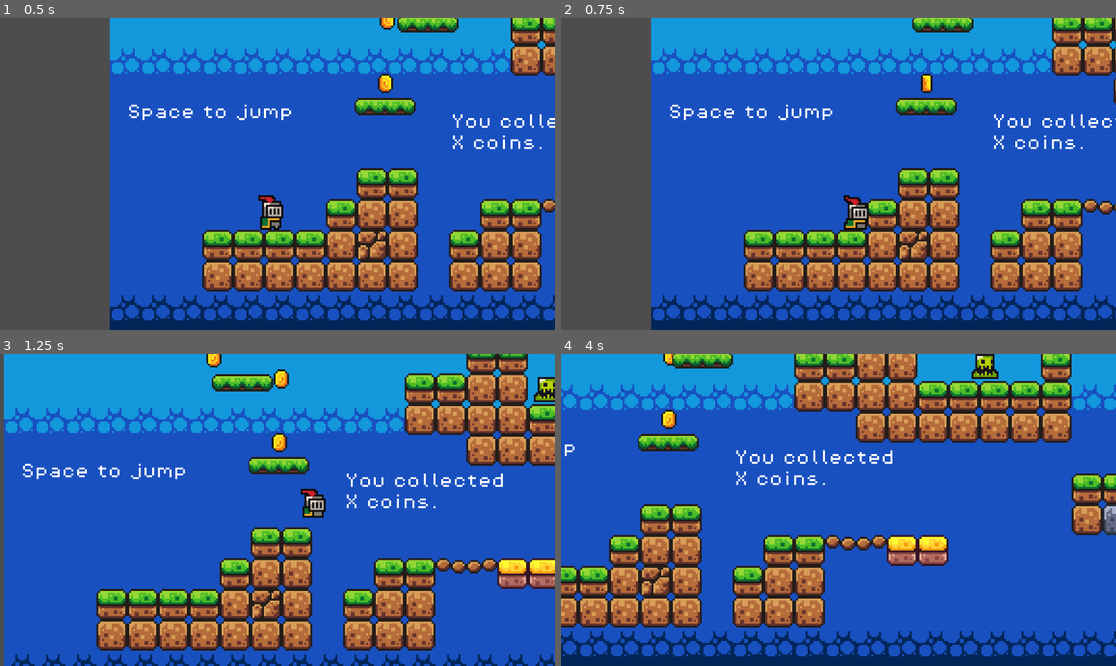
Above: before the commit, frames 1-4 (two rows, left to right).
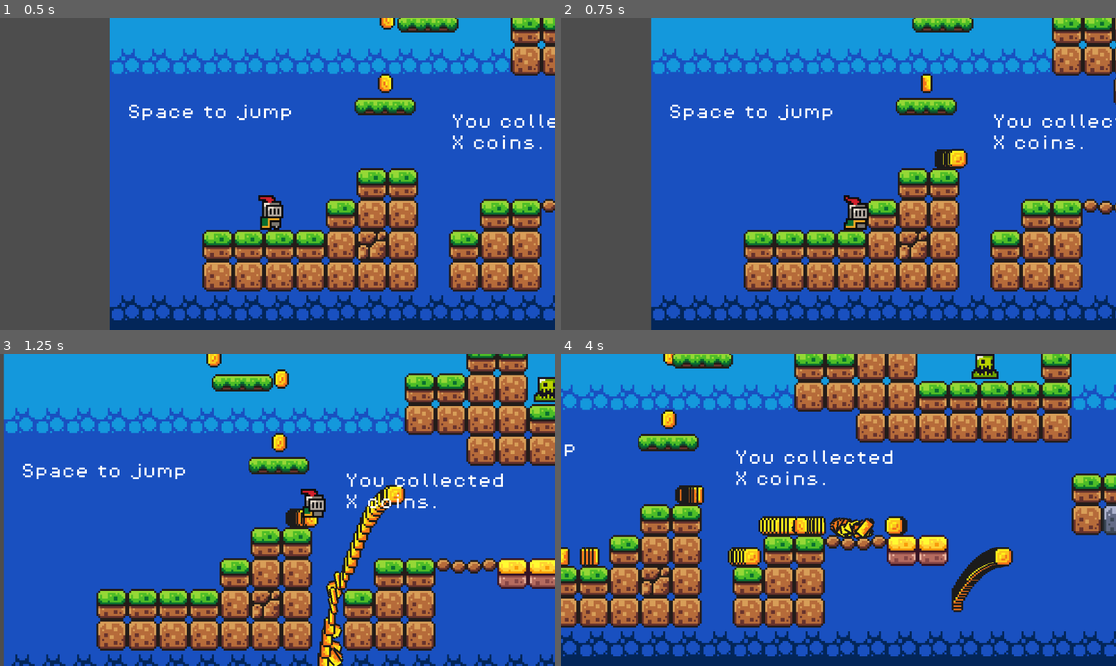
Above: after the commit, the same moments.

Repository: EsbenNyboe/GodotGame
Game: Godot game, scene res://scenes/game.tscn
Two runs of this game, one before a commit and one after it. Both use one fixed random seed, a clock stepped at 60 frames per second and the inputs below.
Inputs (mouse positions are in pixels of both pictures, inside the frame that each line leads up to):
- Up to frame 1 (0.5 s): no input
- Up to frame 2 (0.75 s): move the mouse to (960, 158) at 0.52 s; press the mouse at (960, 158) at 0.53 s; hold D (move_right) from 0.53 s (still down)
- Up to frame 3 (1.25 s): keep holding D (move_right); tap Space (jump) at 0.77 s
- Up to frame 4 (4 s): move the mouse to (727, 525) at 1.27 s; release the mouse at (727, 525) at 1.28 s; click (727, 525) at 1.35 s; tap Space (jump) at 1.52, 3.02, 3.77 s; move the mouse to (894, 441) at 2.02 s; release D (move_right) at 2.03 s; press the mouse at (894, 441) at 2.03 s; hold A (move_left) 2.03-2.78 s; move the mouse to (810, 572) at 2.77 s; release the mouse at (810, 572) at 2.78 s; hold D (move_right) from 2.78 s (still down); click (810, 572) at 2.85 s; move the mouse to (1005, 556) at 3.52 s; press the mouse at (1005, 556) at 3.53 s

Frame 1 is identical in both runs. In frame 2, 0.4% of the frame differs, in the area x 67-74%, y 41-49%; in frame 3, 2.2%; in frame 4, 3.3%, in the area x 0-82%, y 42-83%.

Commit message:
Spawn coins on mouse-click

Diff:
--- a/project.godot
+++ b/project.godot
@@ -42,6 +42,11 @@
 , Object(InputEventKey,"resource_local_to_scene":false,"resource_name":"","device":-1,"window_id":0,"alt_pressed":false …(186 unchanged characters)…
 ]
 }
+mouse_button={
+"deadzone": 0.5,
+"events": [Object(InputEventMouseButton,"resource_local_to_scene":false,"resource_name":"","device":-1,"window_id":0,"alt_pressed":false,"shift_pressed":false,"ctrl_pressed":false,"meta_pressed":false,"button_mask":1,"position":Vector2(301, 23),"global_position":Vector2(320, 114),"factor":1.0,"button_index":1,"canceled":false,"pressed":true,"double_click":false,"script":null)
+]
+}
 
 [rendering]
 
--- a/scenes/game.tscn
+++ b/scenes/game.tscn
@@ -1,7 +1,8 @@
-[gd_scene load_steps=16 format=3 uid="uid://kwcuo8tvgvgu"]
+[gd_scene load_steps=17 format=3 uid="uid://kwcuo8tvgvgu"]
 
 [ext_resource type="PackedScene" uid="uid://bhhd51f546ik8" path="res://scenes/player.tscn" id="1_aj0tx"]
 [ext_resource type="Script" path="res://scripts/game_manager.gd" id="1_f2jko"]
+[ext_resource type="Script" path="res://scripts/spawn_node.gd" id="1_fdopc"]
 [ext_resource type="Texture2D" uid="uid://dc0wfav751gke" path="res://assets/sprites/world_tileset.png" id="2_efpb8"]
 [ext_resource type="PackedScene" uid="uid://diyvietiapt13" path="res://scenes/platform.tscn" id="3_s8pgg"]
 [ext_resource type="PackedScene" uid="uid://dt6ufyf5xb5fj" path="res://scenes/coin.tscn" id="4_fu7vg"]
@@ -217,6 +218,7 @@
 }
 
 [node name="Game" type="Node2D"]
+script = ExtResource("1_fdopc")
 
 [node name="GameManager" type="Node" parent="."]
 unique_name_in_owner = true
--- /dev/null
+++ b/scenes/spawnable.tscn
@@ -0,0 +1,109 @@
+[gd_scene load_steps=16 format=3 uid="uid://bufbxw0drytju"]
+
+[ext_resource type="Texture2D" uid="uid://1jehuax48rnn" path="res://assets/sprites/coin.png" id="1_77qdp"]
+
+[sub_resource type="CircleShape2D" id="CircleShape2D_6opmi"]
+radius = 5.0
+
+[sub_resource type="AtlasTexture" id="AtlasTexture_ndlpg"]
+atlas = ExtResource("1_77qdp")
+region = Rect2(0, 0, 16, 16)
+
+[sub_resource type="AtlasTexture" id="AtlasTexture_xx01o"]
+atlas = ExtResource("1_77qdp")
+region = Rect2(16, 0, 16, 16)
+
+[sub_resource type="AtlasTexture" id="AtlasTexture_r3nk7"]
+atlas = ExtResource("1_77qdp")
+region = Rect2(32, 0, 16, 16)
+
+[sub_resource type="AtlasTexture" id="AtlasTexture_yyaxx"]
+atlas = ExtResource("1_77qdp")
+region = Rect2(48, 0, 16, 16)
+
+[sub_resource type="AtlasTexture" id="AtlasTexture_3yc7i"]
+atlas = ExtResource("1_77qdp")
+region = Rect2(64, 0, 16, 16)
+
+[sub_resource type="AtlasTexture" id="AtlasTexture_xmuir"]
+atlas = ExtResource("1_77qdp")
+region = Rect2(80, 0, 16, 16)
+
+[sub_resource type="AtlasTexture" id="AtlasTexture_ji3wt"]
+atlas = ExtResource("1_77qdp")
+region = Rect2(96, 0, 16, 16)
+
+[sub_resource type="AtlasTexture" id="AtlasTexture_1ysxi"]
+atlas = ExtResource("1_77qdp")
+region = Rect2(112, 0, 16, 16)
+
+[sub_resource type="AtlasTexture" id="AtlasTexture_qb7k0"]
+atlas = ExtResource("1_77qdp")
+region = Rect2(128, 0, 16, 16)
+
+[sub_resource type="AtlasTexture" id="AtlasTexture_xyue7"]
+atlas = ExtResource("1_77qdp")
+region = Rect2(144, 0, 16, 16)
+
+[sub_resource type="AtlasTexture" id="AtlasTexture_t2kj2"]
+atlas = ExtResource("1_77qdp")
+region = Rect2(160, 0, 16, 16)
+
+[sub_resource type="AtlasTexture" id="AtlasTexture_u13bw"]
+atlas = ExtResource("1_77qdp")
+region = Rect2(176, 0, 16, 16)
+
+[sub_resource type="SpriteFrames" id="SpriteFrames_a7s2t"]
+animations = [{
+"frames": [{
+"duration": 1.0,
+"texture": SubResource("AtlasTexture_ndlpg")
+}, {
+"duration": 1.0,
+"texture": SubResource("AtlasTexture_xx01o")
+}, {
+"duration": 1.0,
+"texture": SubResource("AtlasTexture_r3nk7")
+}, {
+"duration": 1.0,
+"texture": SubResource("AtlasTexture_yyaxx")
+}, {
+"duration": 1.0,
+"texture": SubResource("AtlasTexture_3yc7i")
+}, {
+"duration": 1.0,
+"texture": SubResource("AtlasTexture_xmuir")
+}, {
+"duration": 1.0,
+"texture": SubResource("AtlasTexture_ji3wt")
+}, {
+"duration": 1.0,
+"texture": SubResource("AtlasTexture_1ysxi")
+}, {
+"duration": 1.0,
+"texture": SubResource("AtlasTexture_qb7k0")
+}, {
+"duration": 1.0,
+"texture": SubResource("AtlasTexture_xyue7")
+}, {
+"duration": 1.0,
+"texture": SubResource("AtlasTexture_t2kj2")
+}, {
+"duration": 1.0,
+"texture": SubResource("AtlasTexture_u13bw")
+}],
+"loop": true,
+"name": &"default",
+"speed": 10.0
+}]
+
+[node name="RigidBody2D" type="RigidBody2D"]
+collision_layer = 4
+
+[node name="CollisionShape2D" type="CollisionShape2D" parent="."]
+shape = SubResource("CircleShape2D_6opmi")
+
+[node name="AnimatedSprite2D" type="AnimatedSprite2D" parent="."]
+sprite_frames = SubResource("SpriteFrames_a7s2t")
+autoplay = "default"
+frame_progress = 0.526308
--- /dev/null
+++ b/scripts/spawn_node.gd
@@ -0,0 +1,12 @@
+extends Node2D
+
+var mynode = preload("res://scenes/spawnable.tscn")
+
+func _physics_process(delta: float) -> void:
+	if Input.is_action_pressed("mouse_button"):
+		inst(get_global_mouse_position())
+
+func inst(pos):
+	var instance = mynode.instantiate()
+	instance.position = pos
+	add_child(instance)
